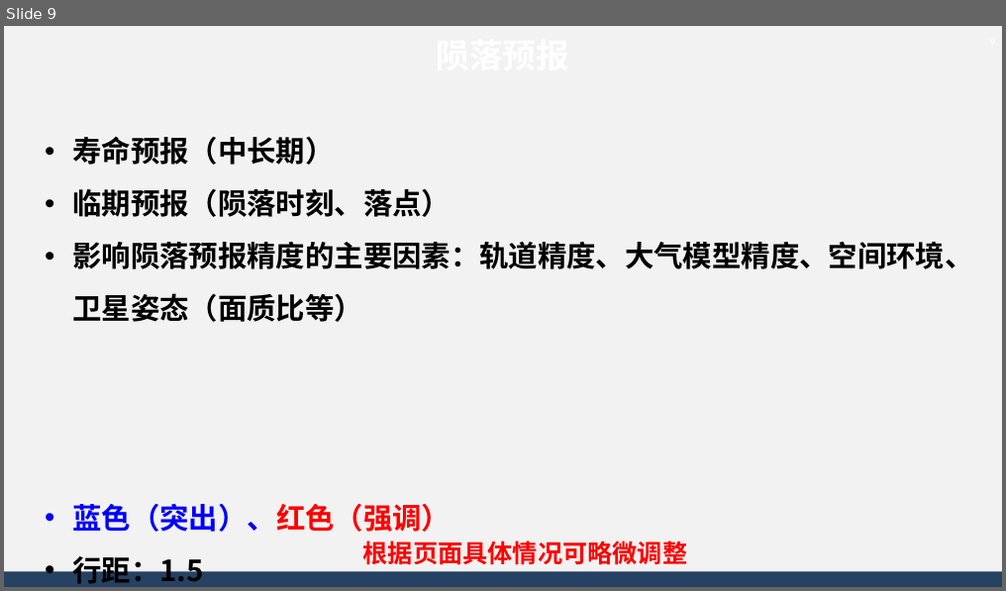
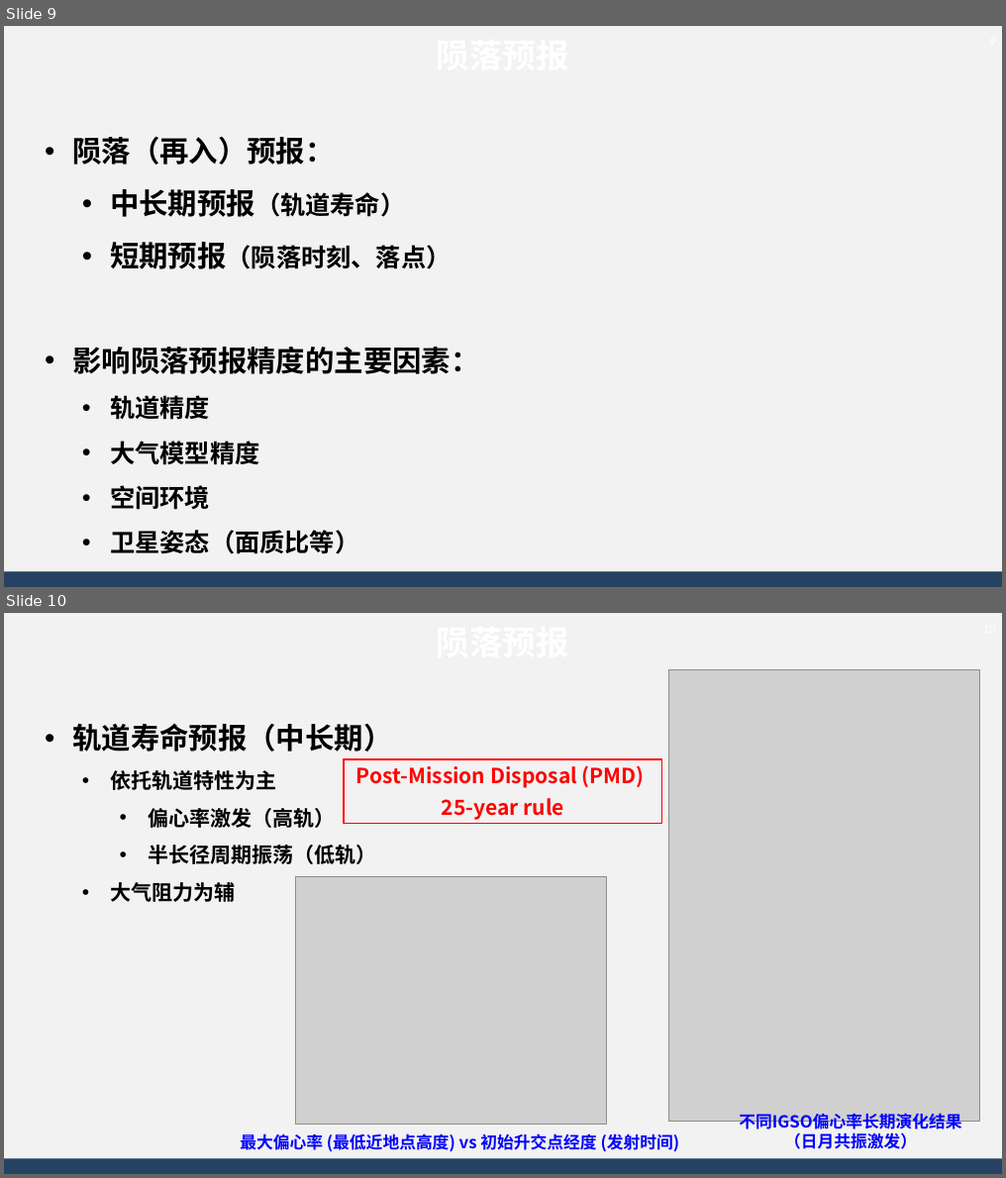
Before and after one commit to AsBackup/DAOSSA, a slide deck: 10 大气阻力摄动，大气密度模型，陨落预报.pptx. Shown one above the other, each under a label of ours: slide 9 before the commit, slides 9 and 10 after it. The pictures are 1006x591 and 1006x1178 pixels, drawn with LibreOffice and Linux fonts; fonts in the diff are those of the drawing; grey boxes stand for pictures; background and template pictures are left out. Boxes give left, top, right and bottom in pixels: in the first picture for what was removed or moved away, otherwise in the second. Text is boxed around its words. In the diff, an @@ line names an element or a change of style, - is before the commit and + after.

```diff
--- a/10 大气阻力摄动，大气密度模型，陨落预报.pptx
+++ b/10 大气阻力摄动，大气密度模型，陨落预报.pptx
@@ slide 10 added at [4,613,1002,1174], background #F2F2F2; not listed: 1 template element that a slide beside it also shows @@
@@ page number added at [966,613,1002,643], 12 pt, text #FFFFFF @@
+10
@@ picture added at [669,669,980,1121] @@
@@ text added at [72,724,392,902], 20 pt, text #000000, bold @@
+• 轨道寿命预报（中长期）
+  • 依托轨道特性为主
+    • 偏心率激发（高轨）
+    • 半长径周期振荡（低轨）
+  • 大气阻力为辅
@@ text added at [72,724,392,752], 32 pt, text #FFFFFF, bold @@
+陨落预报
@@ rectangle added at [344,760,662,824], outline #FF0000 1.5 pt, 20 pt, text #FF0000, bold @@
+Post-Mission Disposal (PMD)
+25-year rule
@@ picture added at [295,877,606,1125] @@
@@ text added at [739,1113,961,1150], 16 pt, text #0000FF, bold @@
+不同IGSO偏心率长期演化结果（日月共振激发）
@@ text added at [240,1134,680,1153], 16 pt, text #0000FF, bold @@
+最大偏心率 (最低近地点高度) vs 初始升交点经度 (发射时间)
@@ slide 9 changed as well @@
@@ text at [72,137,479,555]: text changed; size 28 to 24 pt @@
-• 寿命预报（中长期）
-• 临期预报（陨落时刻、落点）
-• 影响陨落预报精度的主要因素：轨道精度、大气模型精度、空间环境、卫星姿态（面质比等）
-• 蓝色（突出）、红色（强调）
-• 行距：1.5
+• 陨落（再入）预报：
+  • 中长期预报（轨道寿命）
+  • 短期预报（陨落时刻、落点）
+• 影响陨落预报精度的主要因素：
+  • 轨道精度
+  • 大气模型精度
+  • 空间环境
+  • 卫星姿态（面质比等）
@@ text removed at [363,541,688,566] @@
-根据页面具体情况可略微调整
```
Also in this commit, not shown: 3 other slides changed, 6 other slides added, 5 slides removed.
